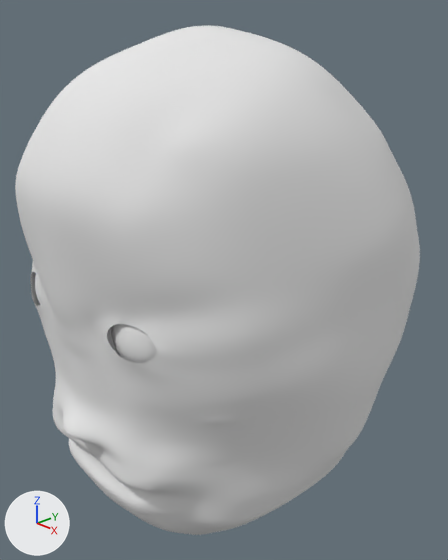
What one commit did to the Blender file model.blend.
The view is the same before and after, from a 50 mm lens placed at (4.88, -3.89, 3.96), pointed at (0.03, 0.77, 1.21). Every picture has the same lights, and +X, +Y and +Z are marked at lower left.
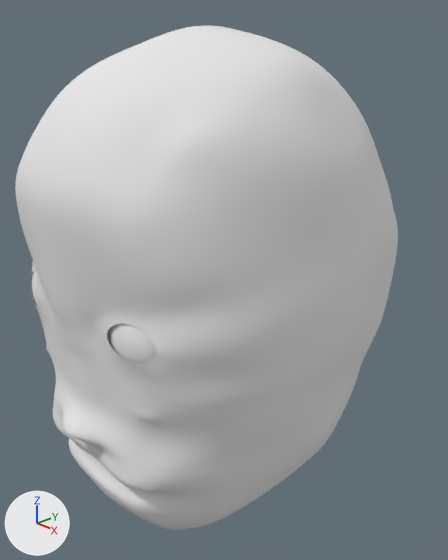
Patch to the scene script:
```diff
--- a/model.blend.py
+++ b/model.blend.py
@@ me_cube @@
 # used by ob_cube; location = (0.0, 0.0, 0.0)
-me_cube.from_pydata(...)  # 973 vertices, 963 faces, 2 loose edges; spans x 0.0..2.07, y -1.66..2.8, z -1.85..3.99
+me_cube.from_pydata(...)  # 973 vertices, 963 faces, 2 loose edges; spans x 0.0..1.83, y -1.66..2.8, z -1.57..3.99
+# me_cube part 1: the loose piece of 482 vertices spanning x 0.19..1.23, y -1.16..-0.12, z 0.82..1.87 is moved by (0.0, -0.03, 0.0)
+# me_cube part 2: 315 of 973 vertices moved; they spanned x 0.0..2.07, y -1.02..2.79, z -1.85..3.65 and now span x 0.0..1.83, y -1.07..2.77, z -1.57..3.64; mean shift (-0.1, -0.04, 0.02); largest move (2.01, 1.21, 0.62) -> (1.69, 1.11, 0.66)
 me_cube.materials.append(mat_material)
```

Where the change shows, as pixel boxes (x1, y1, x2, y2) in the pictures (448 x 560 px; the box of a moved part takes in the faces that stretch with it):
'Cube', reshaped: before (15, 25, 420, 535); after (15, 25, 398, 530)
part 1 of me_cube, moved or reshaped: before (35, 275, 157, 363); after (32, 273, 157, 363)
part 2 of me_cube, moved or reshaped: before (38, 71, 420, 535); after (45, 71, 398, 530)
